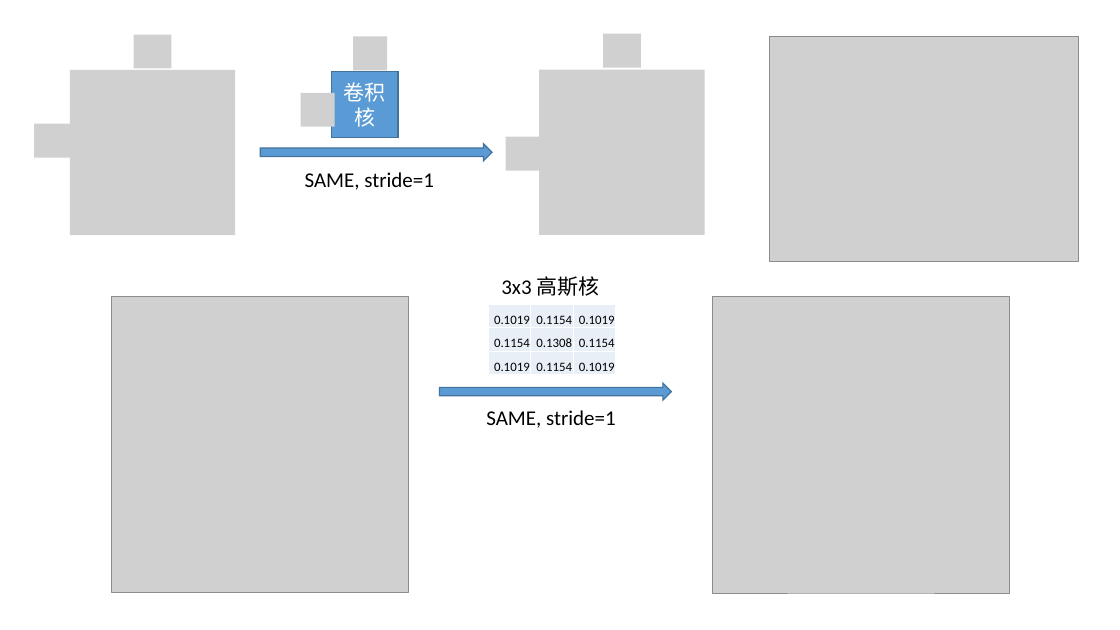
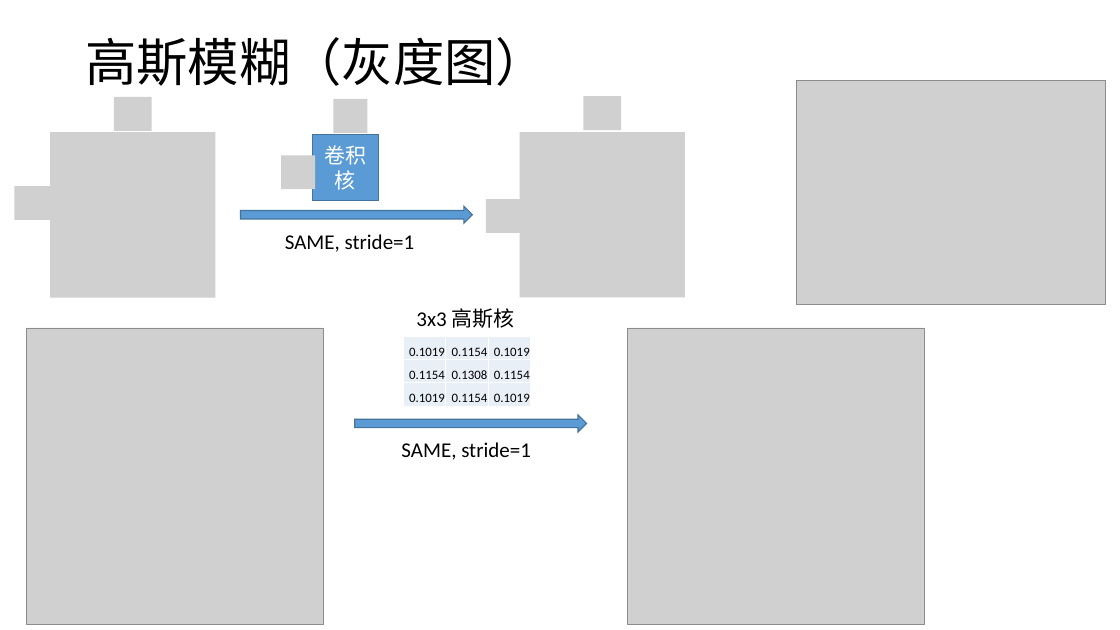
Before and after one commit to LeonJinC/Fast-Convolution-with-SIMD-and-GEMM, a slide deck: slide 3 of 结合SIMD和GEMM的快速卷积及其在高斯模糊中的应用.pptx (slide 2 before the commit). Drawn at 1120x630 pixels with LibreOffice and Linux fonts; fonts in the diff are those of the drawing; grey boxes stand for pictures. Boxes give left, top, right and bottom in pixels: in the first picture for what was removed or moved away, otherwise in the second. Text is boxed around its words. In the diff, an @@ line names an element or a change of style, - is before the commit and + after.

```diff
--- a/结合SIMD和GEMM的快速卷积及其在高斯模糊中的应用.pptx
+++ b/结合SIMD和GEMM的快速卷积及其在高斯模糊中的应用.pptx
@@ text added at (85, 37, 547, 86), 44 pt, text #000000 @@
+高斯模糊（灰度图）
@@ picture removed at (134, 34, 171, 68) @@
@@ picture removed at (353, 36, 387, 70) @@
@@ picture removed at (603, 34, 641, 67) @@
@@ picture: place and size @@
-picture at (770, 36, 1079, 261)
+picture at (797, 80, 1106, 305)
@@ picture added at (114, 97, 152, 131) @@
@@ picture removed at (301, 93, 335, 127) @@
@@ picture added at (334, 99, 368, 133) @@
@@ picture added at (583, 97, 621, 130) @@
@@ picture removed at (34, 124, 72, 157) @@
@@ picture: place and size @@
-picture at (70, 70, 235, 235)
+picture at (50, 132, 216, 297)
@@ picture removed at (506, 137, 544, 171) @@
@@ picture: place and size @@
-picture at (539, 70, 705, 235)
+picture at (519, 132, 685, 297)
@@ picture added at (281, 155, 316, 189) @@
@@ picture added at (14, 187, 52, 220) @@
@@ 1 rectangle, 1 text, 1 right arrow: place and size @@
-1 rectangle, 1 text, 1 right arrow at (260, 71, 492, 190)
+1 rectangle, 1 text, 1 right arrow at (240, 134, 472, 252)
@@ picture added at (486, 199, 523, 233) @@
@@ 2 pictures, 2 texts, 1 table, 1 right arrow: place and size @@
-2 pictures, 2 texts, 1 table, 1 right arrow at (112, 276, 1009, 593)
+2 pictures, 2 texts, 1 table, 1 right arrow at (27, 308, 924, 624)
```
Also in this commit, not shown: 8 other slides changed, 1 other file.
